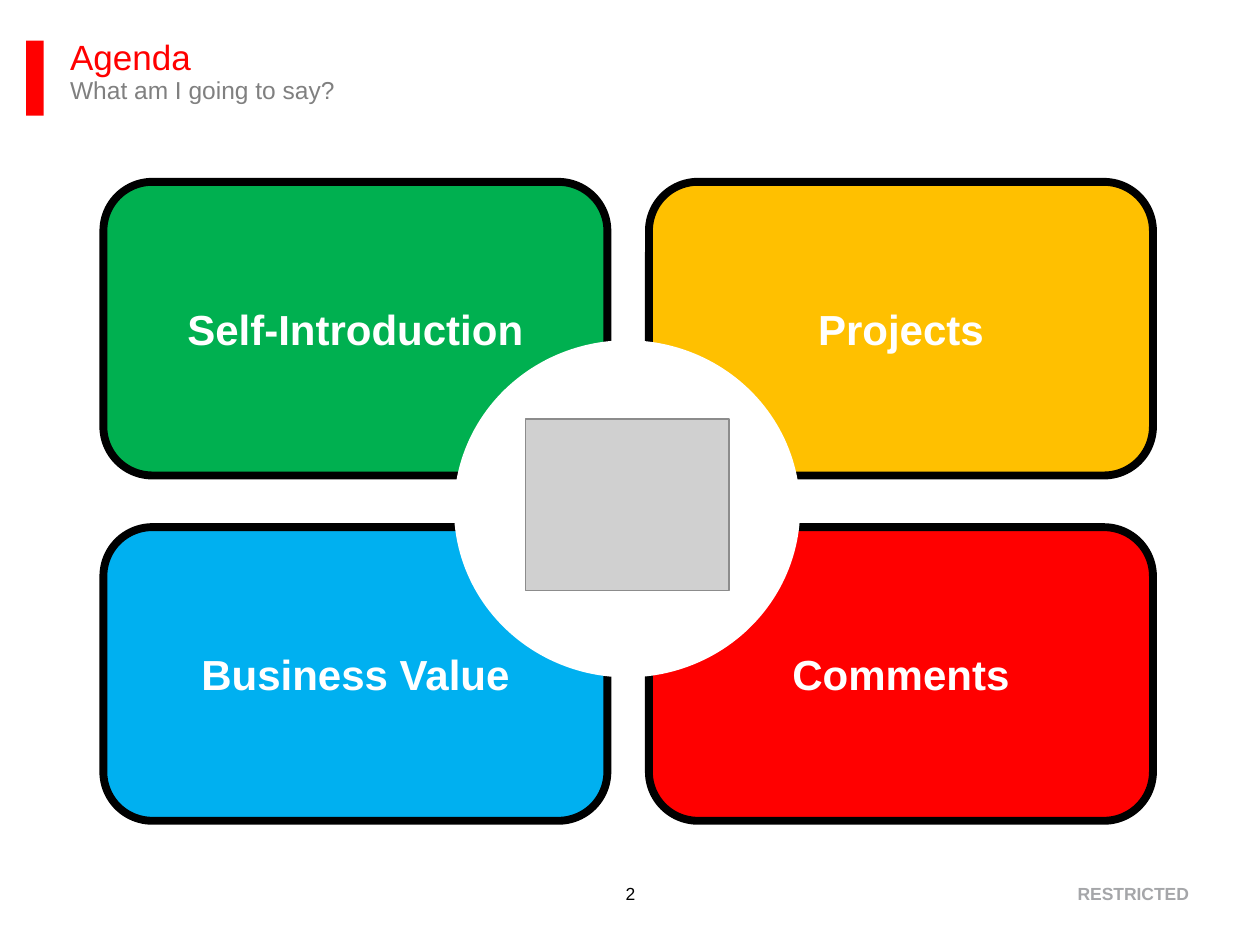
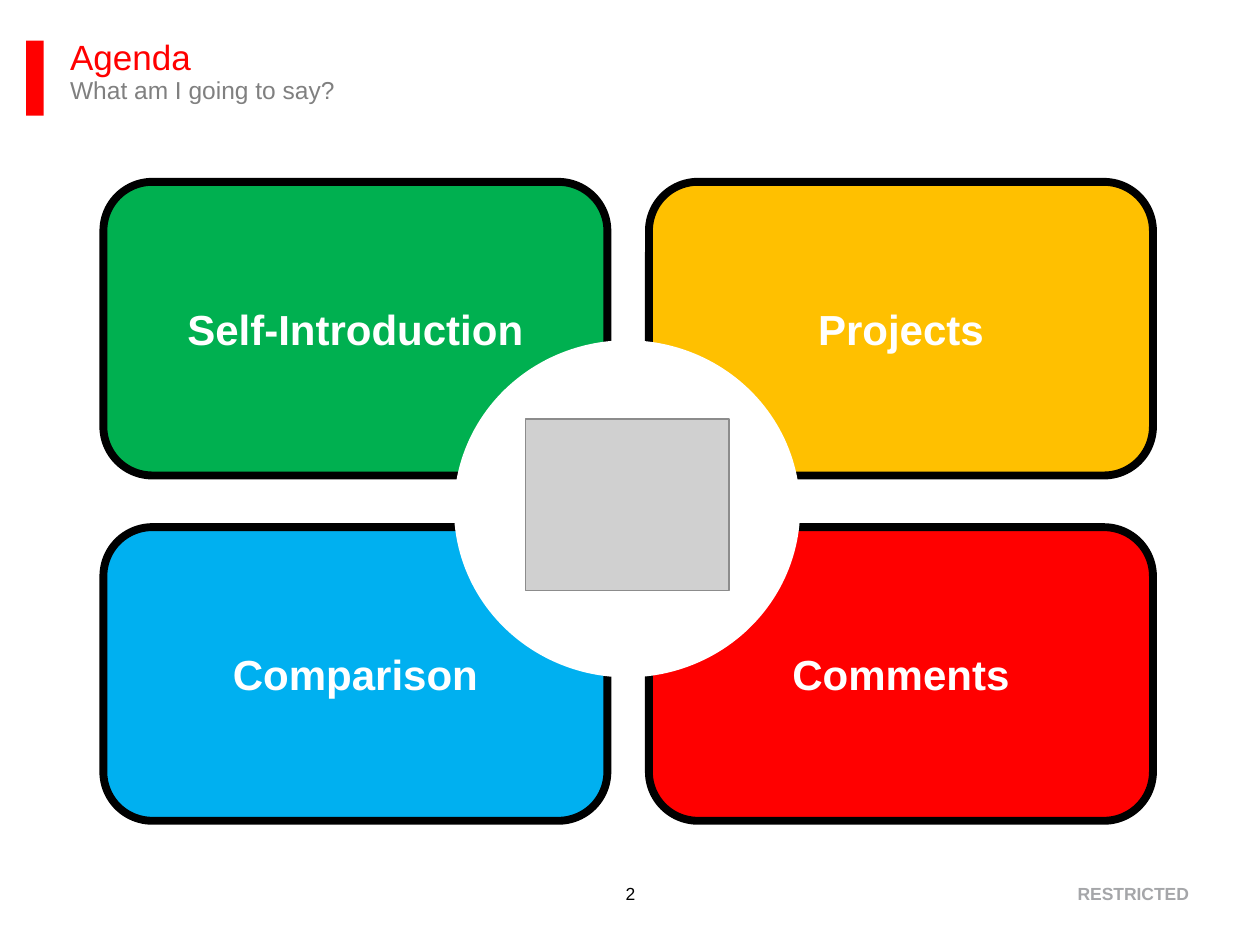
Before and after one commit to rickhui/largeStorage, a slide deck: slide 2 of RickHui_Staff_Meeting_Presentation.pptx. Drawn at 1260x945 pixels with LibreOffice and Linux fonts; fonts in the diff are those of the drawing; grey boxes stand for pictures. Boxes give left, top, right and bottom in pixels: in the first picture for what was removed or moved away, otherwise in the second. Text is boxed around its words. In the diff, an @@ line names an element or a change of style, - is before the commit and + after.

```diff
--- a/RickHui_Staff_Meeting_Presentation.pptx
+++ b/RickHui_Staff_Meeting_Presentation.pptx
@@ text in rounded rectangle at <box>233,659,478,699</box>: text changed @@
-Business Value
+Comparison
```
Also in this commit, not shown: 6 other slides changed, 10 slides added, 3 slides removed.
